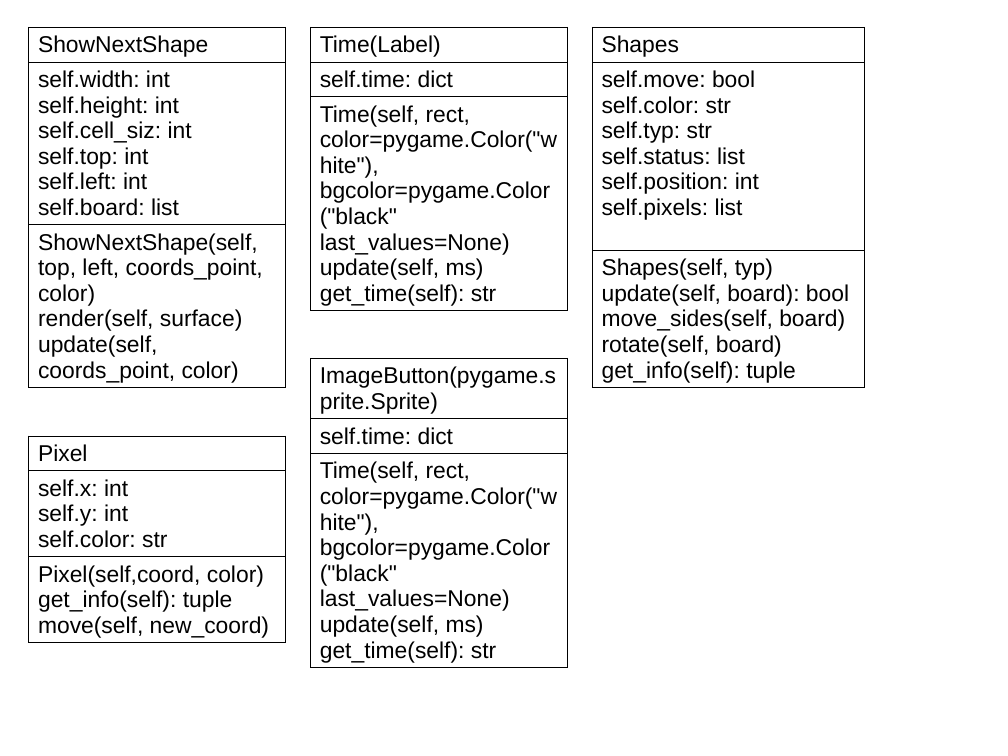
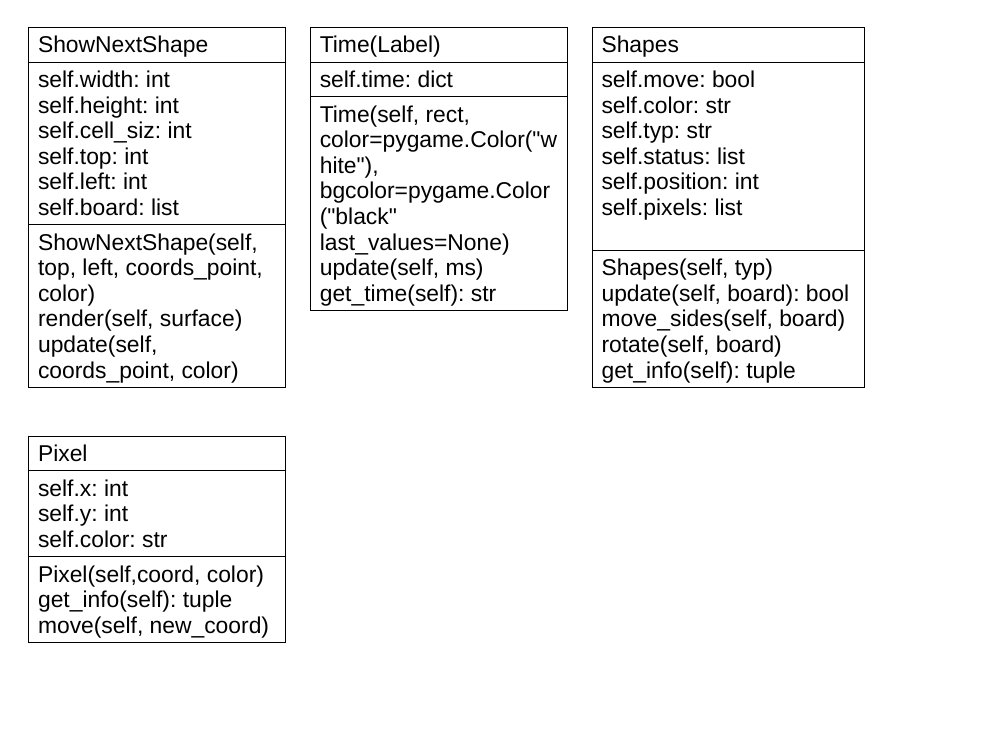
Before and after one commit to Kirill-Lekhov/tetris, a slide deck: slide 4 of pres.pptx. Drawn at 1008x756 pixels with LibreOffice and Linux fonts; fonts in the diff are those of the drawing. Boxes give left, top, right and bottom in pixels: in the first picture for what was removed or moved away, otherwise in the second. Text is boxed around its words. In the diff, an @@ line names an element or a change of style, - is before the commit and + after.

Commit message:
fix pres.pptx

```diff
--- a/pres.pptx
+++ b/pres.pptx
@@ table removed at bbox=[311, 359, 567, 668], 3 rows, 1 columns @@
-ImageButton(pygame.sprite.Sprite)
-self.time: dict
-Time(self, rect, color=pygame.Color("white"), bgcolor=pygame.Color("black" last_values=None) / update(self, ms) / get_time(self): str
```
